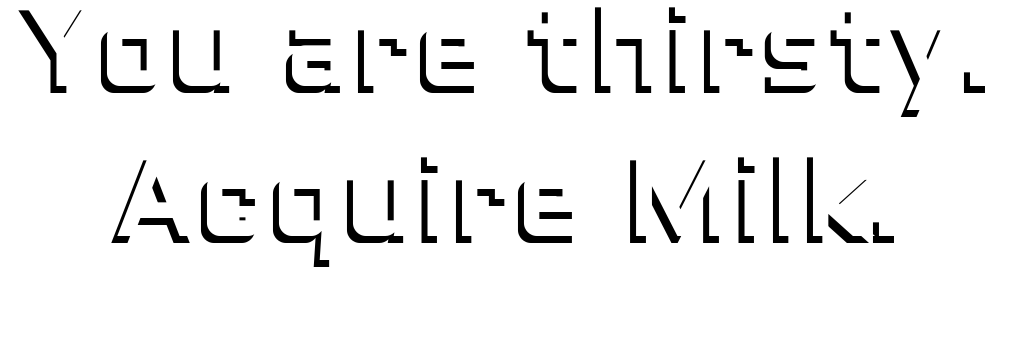
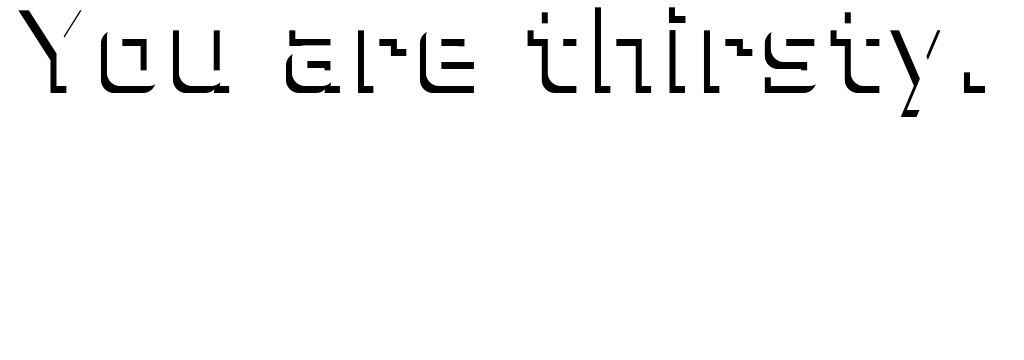
Layered file, before and after one edit (1024x360). Changes by layer:
painted on "You are thirsty. ... #1" over box(117, 157, 894, 260)
painted on "You are thirsty. ..." over box(111, 157, 894, 267)
